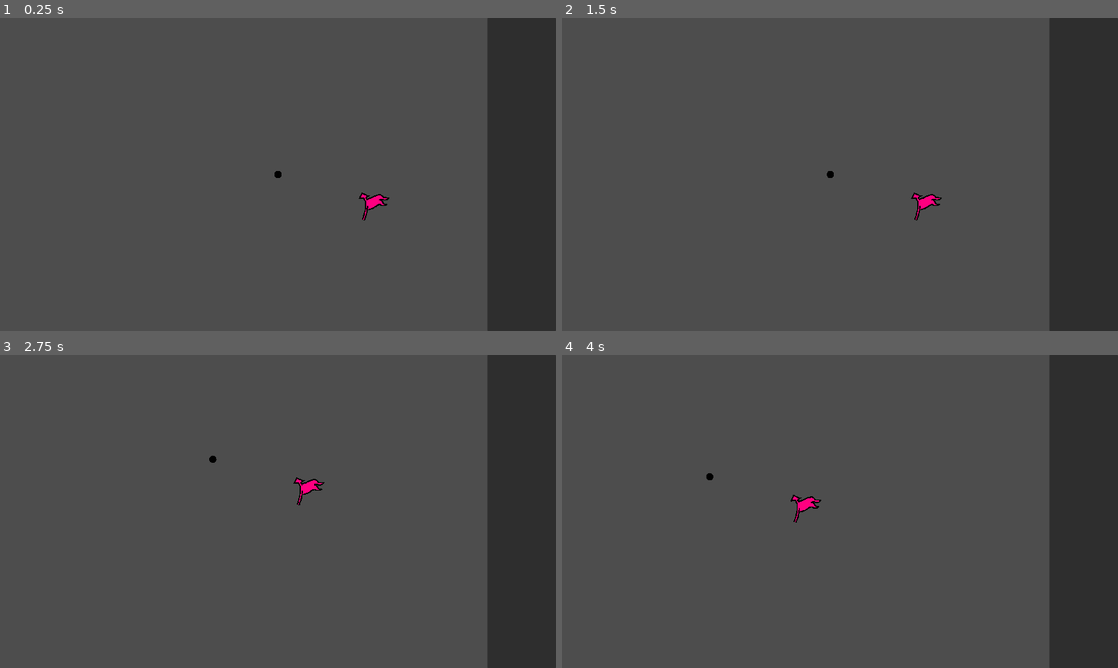
Above: before the commit, frames 1-4 (two rows, left to right).
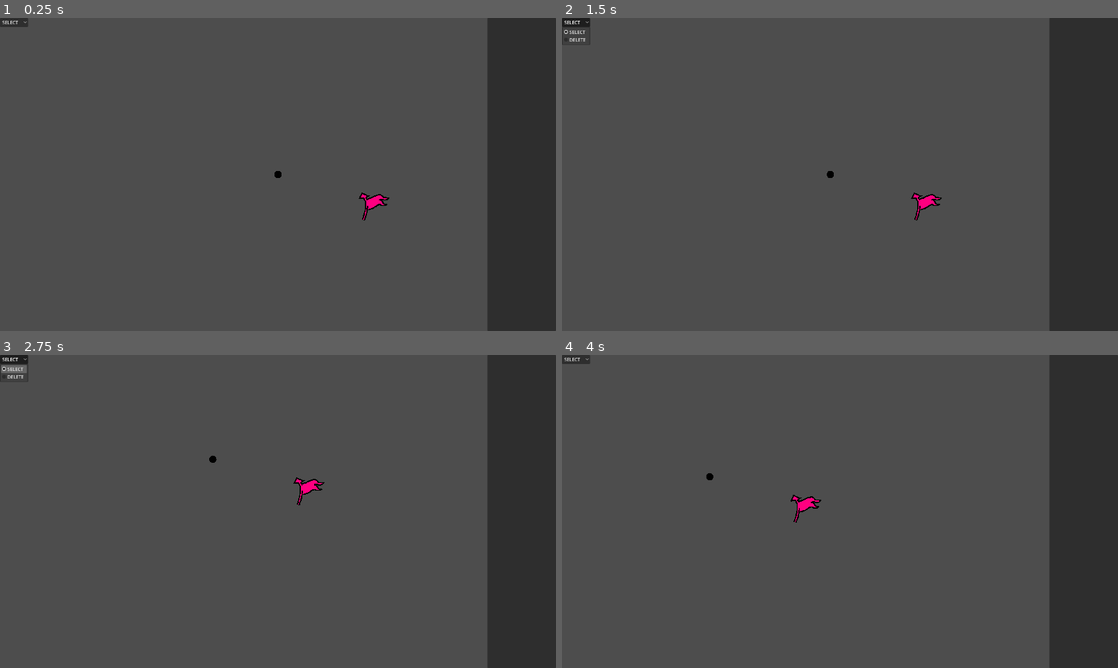
Above: after the commit, the same moments.

Repository: d-BS/Boid-based_Tactics_Game
Game: Godot game, scene res://scenes/boid_compute.tscn
Same seed, same stepped clock (60 frames per second), same inputs: the game is played once before the commit and once after it.
Inputs (mouse positions are in pixels of both pictures, inside the frame that each line leads up to):
- Up to frame 1 (0.25 s): no input
- Up to frame 2 (1.5 s): click (578, 21) at 0.5 s, where only the run after the commit has a clickable "SELECT"; tap Enter at 1.25 s; move the mouse to (962, 158) at 1.27 s; hold Right (ui_right) from 1.28 s (still down); tap F (F) at 1.35 s
- Up to frame 3 (2.75 s): tap Backspace (delete) at 1.55, 2.1 s; move the mouse to (166, 527) at 2.02 s; release Right (ui_right) at 2.03 s; hold Down (ui_down) from 2.03 s (still down); tap F (F) at 2.3 s
- Up to frame 4 (4 s): move the mouse to (895, 442) at 2.77 s; release Down (ui_down) at 2.78 s; hold Right (ui_right) 2.78-3.53 s; tap F (F) at 2.85, 3.8 s; tap Backspace (delete) at 3.05 s; move the mouse to (812, 574) at 3.52 s; hold Up (ui_up) from 3.53 s (still down); click (812, 574) at 3.6 s

The runs differ from the first frame. In frame 1, 0.1% of the frame differs, in the area x 0-5%, y 0-3%; in frame 2, 0.2%; in frame 3, 0.3%, in the area x 0-5%, y 0-9%; in frame 4, 0.1%.
Error in both runs: Cannot call method 'shader_create_from_spirv' on a null value. (res://scripts/boid_manager_compute.gd:304)

Commit message:
Implemented simple deletion
Unstable at the moment though

Diff:
--- a/scenes/boid_compute.tscn
+++ b/scenes/boid_compute.tscn
@@ -9,6 +9,7 @@
 [ext_resource type="Script" uid="uid://236saenw6w3s" path="res://scripts/flag.gd" id="5_k0nt5"]
 [ext_resource type="Script" uid="uid://c03c25r226vyr" path="res://scripts/selection_box.gd" id="6_f8if2"]
 [ext_resource type="Script" uid="uid://dpsvd5qyoodon" path="res://scripts/UI/squad_list.gd" id="9_cpftq"]
+[ext_resource type="Script" uid="uid://bn8axymrol8io" path="res://scripts/UI/select_box_options.gd" id="10_k0nt5"]
 
 [sub_resource type="ShaderMaterial" id="ShaderMaterial_o08vg"]
 shader = ExtResource("2_cpftq")
@@ -63,5 +64,19 @@
 script = ExtResource("9_cpftq")
 boid_manager = NodePath("../../BoidCompute")
 
+[node name="OptionButton" type="OptionButton" parent="UiLayer" unique_id=1870982992 node_paths=PackedStringArray("selection_box")]
+offset_right = 40.0
+offset_bottom = 20.0
+focus_mode = 0
+selected = 0
+item_count = 2
+popup/item_0/text = "SELECT"
+popup/item_0/id = 0
+popup/item_1/text = "DELETE"
+popup/item_1/id = 1
+script = ExtResource("10_k0nt5")
+selection_box = NodePath("../../SelectionBox")
+
 [connection signal="squads_updated" from="BoidCompute" to="UiLayer/SquadList" method="_on_squads_updated"]
 [connection signal="item_selected" from="UiLayer/SquadList" to="UiLayer/SquadList" method="_on_item_selected"]
+[connection signal="item_selected" from="UiLayer/OptionButton" to="UiLayer/OptionButton" method="_on_item_selected"]
--- /dev/null
+++ b/scripts/UI/select_box_options.gd
@@ -0,0 +1,23 @@
+extends OptionButton
+
+@export var selection_box:Node2D
+
+
+## this script, as well as all the current ui ones, are temoprary and will be deleted later
+
+# Called when the node enters the scene tree for the first time.
+func _ready() -> void:
+	pass # Replace with function body.
+
+
+# Called every frame. 'delta' is the elapsed time since the previous frame.
+func _process(delta: float) -> void:
+	pass
+
+
+
+func _on_item_selected(index: int) -> void:
+
+	selection_box.mode = index
+
+	pass # Replace with function body.
--- a/scripts/boid_manager_compute.gd
+++ b/scripts/boid_manager_compute.gd
@@ -19,13 +19,16 @@
 #
 #Have goal-less boids removed from squad structure overall?
 #
+#Debug mystery 40 stuck at origin / nan
+#
+#fix deletion wierdness
+#
 #
 #add more kinds of formations, remove hardcoding
 #have finer-tune control of formation during gameplay, add ui for this
 #
 #detangle formation.location and goal, that was a bad idea
 #
-#>>>>>>>Make NUM_BOIDS dynamic rather than hardcoded
 #be able to create boids, have boids be killed, etc
 #
 #
@@ -35,13 +38,9 @@
 #to get bin # for each boid, we:
 #vec2i bin_pair = int(pos / vision_rad)
 #
-#bin_pair.x = bin_pair.x < 0 ? 2 * -bin_pair.x - 1 : 2 * bin_pair.x
-#(same w y)
-#
-#int bin_num = (x + y) * (x + y + 1) / 2 + y
-#
-#bin_list.insert_at(bin_list.bsearch(bin_num), vec2(bin_num, boid_id))
-#
+#predertermined # of bins / arena size
+#
+#matrix stores first boid in bin, array which stores next boid in bin
 #
 #
 #
@@ -55,8 +54,7 @@
 var boid_pos:PackedVector2Array = []
 var boid_vel:PackedVector2Array = []
 var squad_biases:PackedVector2Array = []
-## Stores bin #, boid id #
-var bin_list:PackedVector2Array = []
+
 
 
 ## contains positions of boids, and is actively updated
@@ -116,6 +114,8 @@
 var update_squad_bias_uniform:bool = false
 var update_boid_color_tex:bool = false
 
+var remove_from_buffer:Array[int] = []
+
 
 @warning_ignore("unused_signal")
 signal squads_updated
@@ -124,8 +124,6 @@
 func _ready():
 
 	#seed(0)
-
-	print(MAX_BOIDS)
 
 	boid_data = Image.create_empty(IMAGE_SIZE, IMAGE_SIZE, false, Image.FORMAT_RGBAF)
 	boid_data_texture = ImageTexture.create_from_image(boid_data)
@@ -164,7 +162,7 @@
 
 	#destroys the now-useless buffers
 	boid_pos.clear()
-	boid_vel .clear()
+	boid_vel.clear()
 
 
 ## FIX LATER
@@ -228,8 +226,6 @@
 
 	queue_redraw()
 
-	Squad.f_just_pressed = false
-
 
 
 
@@ -256,6 +252,13 @@
 	params_buffer = _generate_parameter_buffer(delta)
 	params_uniform.clear_ids()
 	params_uniform.add_id(params_buffer)
+
+
+	#we update size and velocity buffers here!!!
+	_swap_buffer_vals()
+
+
+
 	uniform_set = rd.uniform_set_create(bindings, boid_compute_shader, 0)
 
 	var compute_list := rd.compute_list_begin()
@@ -280,9 +283,6 @@
 
 	var boid_data_image_data:PackedByteArray = rd.texture_get_data(boid_data_buffer, 0)
 	boid_data.set_data(IMAGE_SIZE, IMAGE_SIZE, false, Image.FORMAT_RGBAF, boid_data_image_data)
-
-
-
 
 
 	#updates boid_pos_active
@@ -494,6 +494,7 @@
 
 func queue_update_squad_bias_uniform():
 	update_squad_bias_uniform = true
+
 func _update_squad_bias_uniform():
 
 	if ! update_squad_bias_uniform:
@@ -526,8 +527,10 @@
 
 
 ## changes num_boids, changes max_boids and tex if necissary, updates relevant uniforms
+## perhaps do this over several frames?
 func _add_boids():
 
+	_resize_boid_lists()
 
 
 
@@ -536,18 +539,122 @@
 
 
 ## changes num_boids, changes max_boids and tex if necissary, updates relevant uniforms
-func _remove_boids():
-
-	NUM_BOIDS -= 1000
-
-
-	$boid_particles.amount = NUM_BOIDS
-
-
+func delete_boids(selection:Array[int]):
+
+	#DANGER I want to get rid of this
+	selection.sort()
+	selection.reverse()
+
+	remove_from_buffer = selection
+
+	for b in selection:
+		_delete_boid(b)
+
+
+
+	if NUM_BOIDS <= 0:
+		NUM_BOIDS = 1
+
+
+
+
+	_resize_boid_lists()
 
 	#boid_pos.resize(MAX_BOIDS)
 	#boid_vel.resize(MAX_BOIDS)
 	#squad_indeces.resize(MAX_BOIDS)
 
-
-	pass
+	pass
+
+func _delete_boid(to_delete:int):
+
+	NUM_BOIDS -= 1
+
+
+	var to_delete_indeces:Vector2i = squad_indeces[to_delete]
+	var last_active_indeces:Vector2i = squad_indeces[NUM_BOIDS]
+
+	_swap_vals(squad_indeces, to_delete, NUM_BOIDS)
+	_swap_vals(squad_biases, to_delete, NUM_BOIDS)
+	_swap_vals(boid_colors, to_delete, NUM_BOIDS)
+
+
+
+	squads[last_active_indeces.x].units[last_active_indeces.y] = to_delete
+	squads[to_delete_indeces.x].units[to_delete_indeces.y] = NUM_BOIDS
+
+	squads[to_delete_indeces.x].remove_boid(to_delete_indeces.y)
+
+
+
+
+
+	#remove_from_buffer.append(to_delete)
+
+	pass
+
+## Swaps two given indeces in given array/vector/dict/ anything using '[]' operator
+func _swap_vals(array: Variant, first:int, second:int):
+
+	if first == second:
+		return
+
+	var temp:Variant = array[first]
+	array[first] = array[second]
+	array[second] = temp
+
+
+## perhaps do this over several frames?
+func _swap_buffer_vals():
+
+	if remove_from_buffer == []:
+		return
+
+	var last_index:int = NUM_BOIDS + remove_from_buffer.size()
+
+
+	var pos_swap:PackedVector2Array = rd.buffer_get_data(boid_pos_buffer).to_vector2_array()
+	var vel_swap:PackedVector2Array = rd.buffer_get_data(boid_vel_buffer).to_vector2_array()
+
+
+	for b in remove_from_buffer:
+
+
+		last_index -= 1
+
+		if b >= last_index:
+			continue
+
+
+		_swap_vals(pos_swap, b, last_index)
+		_swap_vals(vel_swap, b, last_index)
+
+
+
+
+		pass
+
+
+	var pos_bytes:PackedByteArray = pos_swap.to_byte_array()
+	var vel_bytes:PackedByteArray = vel_swap.to_byte_array()
+
+
+	rd.buffer_update(boid_pos_buffer, 0, pos_bytes.size(), pos_bytes)
+	rd.buffer_update(boid_vel_buffer, 0, vel_bytes.size(), vel_bytes)
+
+
+	$boid_particles.amount = NUM_BOIDS
+
+	remove_from_buffer = []
+
+	pass
+
+
+func _resize_boid_lists():
+
+
+
+
+
+
+	pass
--- a/scripts/flag.gd
+++ b/scripts/flag.gd
@@ -16,7 +16,6 @@
 		if boid_manager.selection_squad != -1:
 			boid_manager.squads[boid_manager.selection_squad].set_formation()
 
-			Squad.f_just_pressed = true
 
 		pass
 
--- a/scripts/selection_box.gd
+++ b/scripts/selection_box.gd
@@ -2,6 +2,9 @@
 
 var dragging:bool = false
 var selectionRect:Rect2
+@export var mode:BOX_MODE = BOX_MODE.SELECT
+enum BOX_MODE {SELECT, DELETE}
+
 @export var boid_manager:Node
 
 # Called when the node enters the scene tree for the first time.
@@ -88,12 +91,18 @@
 		curr_boid_pos = boid_manager.boid_pos_active[b]
 
 		if selectionRect.has_point(Vector2(curr_boid_pos.r, curr_boid_pos.g)):
+
 			to_select.append(b)
 
 
 
 
-	boid_manager.select_boids(to_select)
+	match mode:
+		BOX_MODE.SELECT:
+			boid_manager.select_boids(to_select)
+		BOX_MODE.DELETE:
+			boid_manager.delete_boids(to_select)
+
 
 	boid_manager.squads_updated.emit()
 
--- a/scripts/squad.gd
+++ b/scripts/squad.gd
@@ -7,10 +7,6 @@
 var color:Color
 var formation:Formation = null
 
-#ACTUALLY WHY IS THIS DOING ANYTHING???
-#if I get rid of this variable WHICH DOES NOTHING
-#then it crashes whenever i make a formation
-static var f_just_pressed:bool = false
 
 var update_uniform:bool = false
 
@@ -79,6 +75,9 @@
 
 
 func update(_delta:float):
+
+	if(units.size() == 0):
+		return
 
 	#makes sure only one squad does work per frame
 	var avg_pos_needed:bool = (Engine.get_frames_drawn() + squad_id) % num_of_squads == 0
Not shown, added: scripts/UI/select_box_options.gd.uid
Not shown, changed: scripts/boid_compute_shader.glsl
Not shown, changed: README.md
